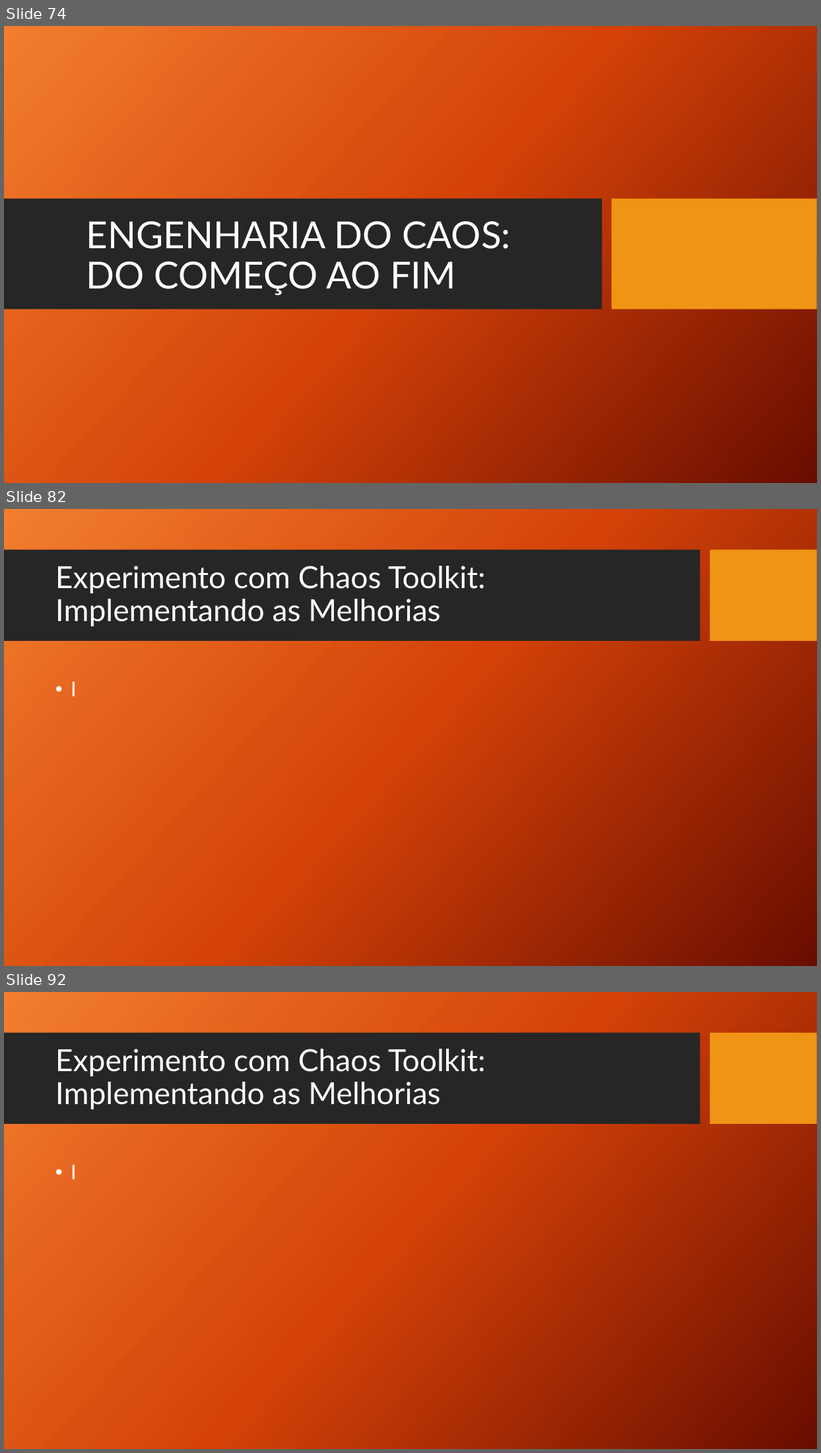
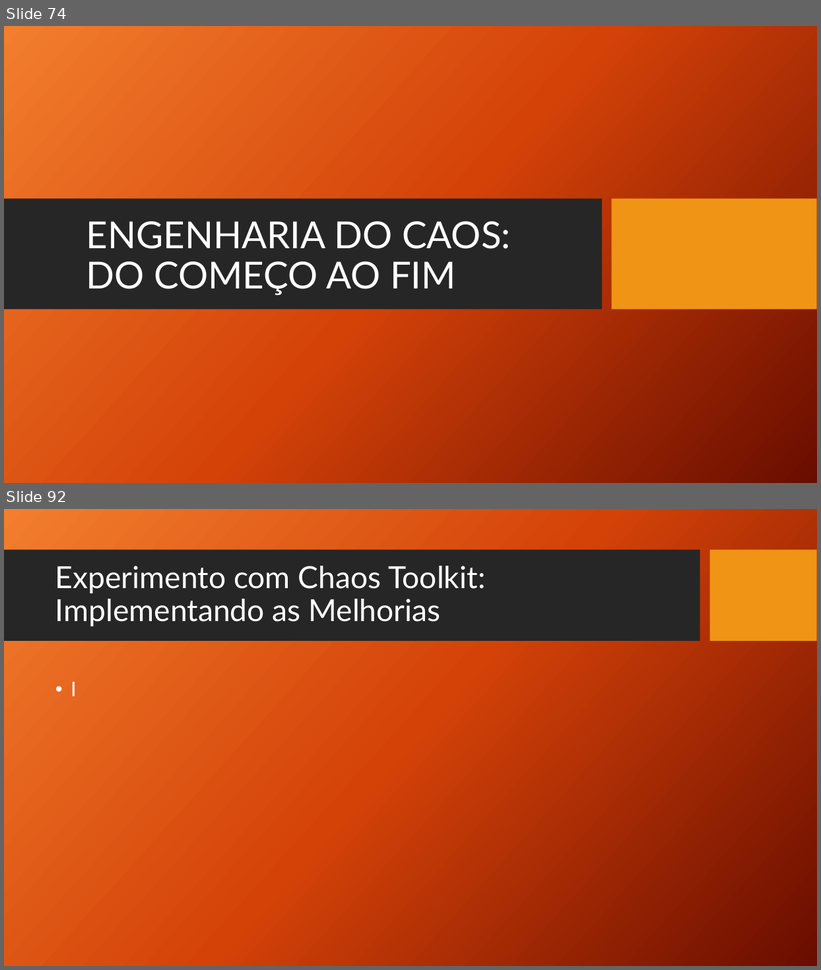
Before and after one commit to TCC-Chaos-Engineering/docs-chaos-engineering, a slide deck: docs/Chaos Engineering - Das Hipoteses aos Testes.pptx. Shown one above the other, each under a label of ours: slides 74, 82 and 92 before the commit, slides 74 and 92 after it; the slides between them are not shown. The pictures are 821x1453 and 821x970 pixels, drawn with LibreOffice and Linux fonts; fonts in the diff are those of the drawing; background and template pictures are left out. Boxes give left, top, right and bottom in pixels: in the first picture for what was removed or moved away, otherwise in the second. Text is boxed around its words. In the diff, an @@ line names an element or a change of style, - is before the commit and + after.

```diff
--- a/docs/Chaos Engineering - Das Hipoteses aos Testes.pptx
+++ b/docs/Chaos Engineering - Das Hipoteses aos Testes.pptx
@@ slide 82 removed at box(4, 509, 817, 966), background picture (left out); not listed: 2 template elements that a slide beside it also shows @@
@@ title removed at box(55, 566, 486, 626) @@
-Experimento com Chaos Toolkit:
-Implementando as Melhorias
@@ text removed at box(71, 682, 77, 696) @@
-• I
```
Also in this commit, not shown: 12 slides changed, 5 slides added, 4 other slides removed.
